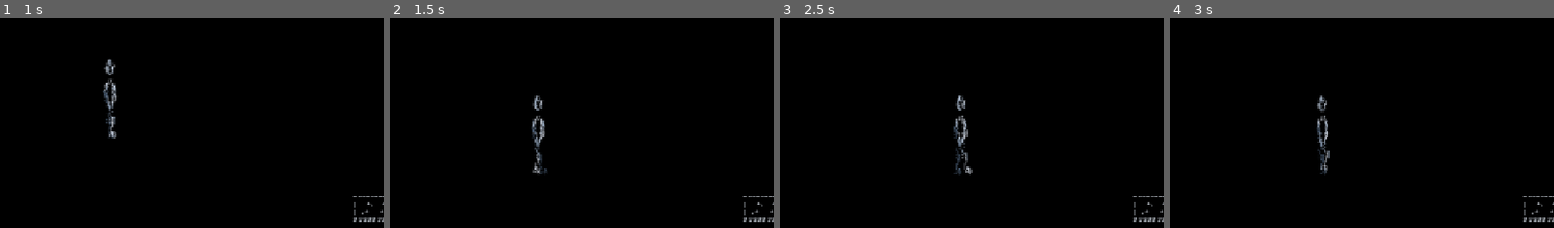
Above: before the commit, frames 1-4 (left to right).
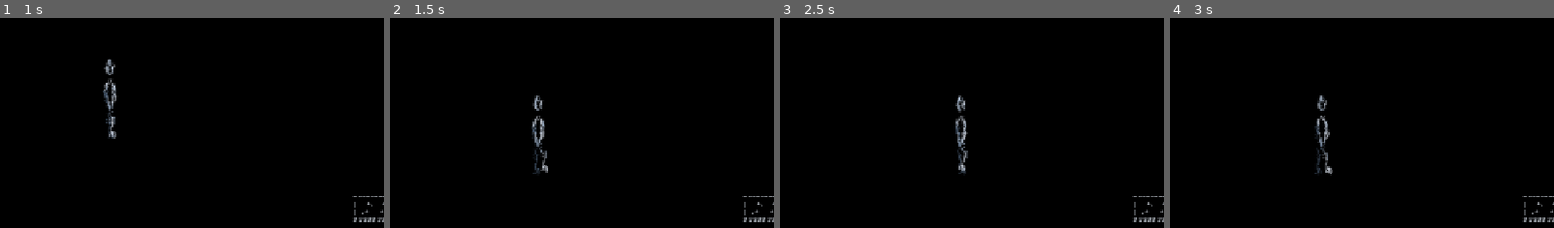
Above: after the commit, the same moments.

Repository: rifatsidik/textborn
Game: Godot game, scene res://scenes/main.tscn
The game is run twice, just before and just after one commit, with the same random seed, the same clock (stepped at 60 frames per second) and the same inputs.
Inputs:
- Up to frame 1 (1 s): tap Enter (ui_accept) at 0.5, 0.77 s; hold Right (ui_right) from 0.53 s (still down)
- Up to frame 2 (1.5 s): keep holding Right (ui_right)
- Up to frame 3 (2.5 s): tap Enter (ui_accept) at 1.52 s; release Right (ui_right) at 2.03 s; hold Left (ui_left) from 2.03 s (still down)
- Up to frame 4 (3 s): release Left (ui_left) at 2.78 s; hold Right (ui_right) from 2.78 s (still down)
The pictures show only the part of the screen within x 0-50%, y 50-100%; the shares and areas given below are measured in that part.

Frame 1 is identical in both runs. In frame 2, 0.4% of the frame differs, in the area x 37-42%, y 48-75%; in frame 3, 0.5%, in the area x 45-51%, y 36-75%; in frame 4, 0.5%.

Commit message:
Match animation cadence to new short-step gait

Diff:
--- a/scripts/player.gd
+++ b/scripts/player.gd
@@ -49,10 +49,10 @@
         velocity.y = JUMP_SPEED
 
     var moving := absf(velocity.x) > 8.0 and is_on_floor()
-    walk_blend = move_toward(walk_blend, 1.0 if moving else 0.0, delta * 3.8)
+    walk_blend = move_toward(walk_blend, 1.0 if moving else 0.0, delta * 5.0)
     if moving:
         # One full gait cycle per stride rhythm; restrained cadence.
-        var gait_rate := (TAU * absf(velocity.x)) / 62.0
+        var gait_rate := (TAU * absf(velocity.x)) / 36.0
         gait_phase = fposmod(gait_phase + delta * gait_rate, TAU)
 
     move_and_slide()
